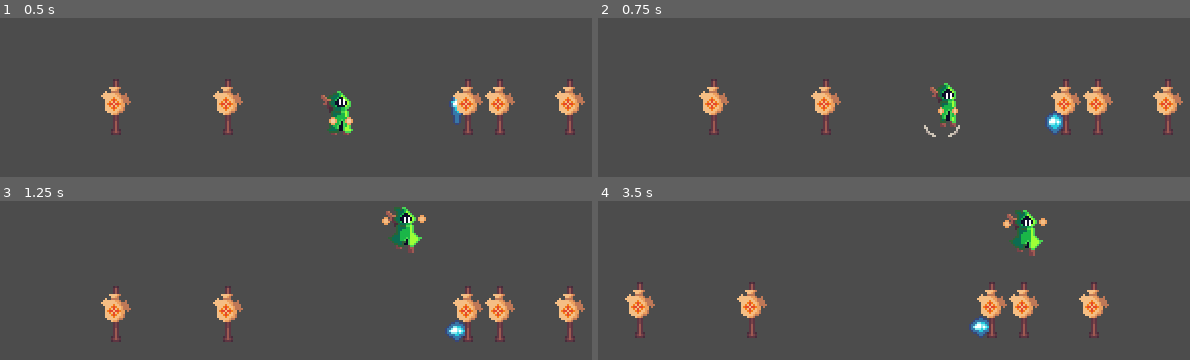
Above: before the commit, frames 1-4 (two rows, left to right).
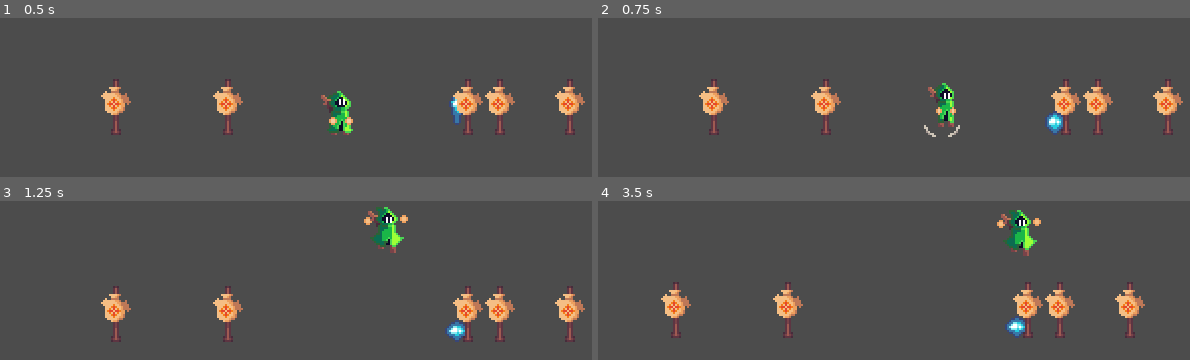
Above: after the commit, the same moments.

Repository: KrzysztofStaron/actionPlatformer
Game: Godot game, scene res://scenes/game.tscn
The game is run twice, just before and just after one commit, with the same random seed, the same clock (stepped at 60 frames per second) and the same inputs.
Inputs (mouse positions are in pixels of both pictures, inside the frame that each line leads up to):
- Up to frame 1 (0.5 s): no input
- Up to frame 2 (0.75 s): move the mouse to (outside the picture) at 0.52 s; hold D (move_right) from 0.53 s (still down); hold Space (jump) from 0.53 s (still down)
- Up to frame 3 (1.25 s): keep holding D (move_right); keep holding Space (jump)
- Up to frame 4 (3.5 s): move the mouse to (outside the picture) at 1.27 s; release D (move_right) at 1.28 s; release Space (jump) at 1.28 s; hold A (move_left) 1.28-2.03 s; click (outside the picture) at 1.35 s; tap Space (jump) at 1.52, 1.55, 1.82, 2.3, 2.85, 3.02, 3.32 s; move the mouse to (outside the picture) at 2.02 s; hold Ctrl (walk) 2.03-2.78 s; hold D (move_right) from 2.03 s (still down); move the mouse to (905, 245) at 2.77 s

Frame 1 is identical in both runs. In frame 2, 0.7% of the frame differs, in the area x 55-61%, y 40-69%; in frame 3, 1.8%; in frame 4, 7.7%, in the area x 4-93%, y 5-87%.

Commit message:
autoJump

Diff:
--- a/player/player.gd
+++ b/player/player.gd
@@ -8,21 +8,25 @@
 
 export var maxSpeed := 70.0
 export var step := 210
-export var speedMultiplayer := 0.5
+export var speedMultiplayer := 1.0
 
 var gravitation : int
 var maxGravitation : int
 
 export var jumpHeight := -90
+export var autoJump := 0.1
+
 export var dust : PackedScene
 export var summonDust := false
 
 export var atackDamage := 34
-export var atackRandomines := 2
-export var maxHealth : int
+export var atackRandomines := 4
+
+export var maxHealth := 100
 var health : int
 
 onready var animation := $playerAnimations
+
 var grounded := true
 
 var jumpBlock := false
@@ -91,6 +95,9 @@
 	elif event.is_action_pressed("jump") and grounded:
 		animation.play("jump")
 		jumpBlock = true
+	elif event.is_action_pressed("jump"):
+		$jumpTimer.wait_time = autoJump
+		$jumpTimer.start()
 
 func _animation_finished(name: String) -> void:
 	match name:
@@ -116,3 +123,14 @@
 func _on_ground_state_changed(_body:Node) -> void:
 	var bodies = $groundSensor.get_overlapping_bodies()
 	grounded = bodies.size() > 0
+
+	if $jumpTimer.wait_time > 0.06:
+		animation.play("jump")
+		jumpBlock = true
+
+		$jumpTimer.wait_time = 0.05
+		$jumpTimer.stop()
+
+func _on_jumpTimer_timeout() -> void:
+	$jumpTimer.wait_time = 0.05
+	$jumpTimer.stop()
--- a/player/player.tscn
+++ b/player/player.tscn
@@ -75,7 +75,7 @@
 "times": PoolRealArray( 0 ),
 "transitions": PoolRealArray( 1 ),
 "update": 1,
-"values": [ 0.8 ]
+"values": [ 0.5 ]
 }
 
 [sub_resource type="Animation" id=14]
@@ -214,10 +214,10 @@
 tracks/5/imported = false
 tracks/5/enabled = true
 tracks/5/keys = {
-"times": PoolRealArray( 0, 0.2, 0.3 ),
-"transitions": PoolRealArray( 1, 1, 1 ),
-"update": 0,
-"values": [ 0.2, 0.2, 0.8 ]
+"times": PoolRealArray( 0, 0.3 ),
+"transitions": PoolRealArray( 1, 1 ),
+"update": 1,
+"values": [ 0.2, 0.8 ]
 }
 tracks/6/type = "value"
 tracks/6/path = NodePath(".:summonDust")
@@ -293,7 +293,7 @@
 "times": PoolRealArray( 0 ),
 "transitions": PoolRealArray( 1 ),
 "update": 1,
-"values": [ 1.6 ]
+"values": [ 1.8 ]
 }
 tracks/5/type = "value"
 tracks/5/path = NodePath(".:speedMultiplayer")
@@ -570,17 +570,14 @@
 [node name="player" type="KinematicBody2D" groups=["player"]]
 collision_layer = 8
 script = ExtResource( 2 )
-step = 250
-speedMultiplayer = 0.6
+speedMultiplayer = 0.4
 jumpHeight = -150
 dust = ExtResource( 6 )
 summonDust = true
-atackRandomines = 4
-maxHealth = 100
 
 [node name="Sprite" type="Sprite" parent="."]
-texture = ExtResource( 3 )
-hframes = 5
+texture = ExtResource( 5 )
+hframes = 4
 vframes = 4
 frame = 12
 
@@ -603,11 +600,10 @@
 [node name="CollisionPolygon2D" type="CollisionPolygon2D" parent="atackbox"]
 position = Vector2( 7, 4 )
 scale = Vector2( 2.58333, 2.8125 )
-polygon = PoolVector2Array( 0, 0, 0, 0, 0, 0 )
 
 [node name="playerAnimations" type="AnimationPlayer" parent="."]
 autoplay = "idle"
-playback_speed = 1.2
+playback_speed = 1.6
 anims/falling = SubResource( 23 )
 anims/idle = SubResource( 14 )
 anims/jump = SubResource( 21 )
@@ -616,6 +612,10 @@
 anims/swordAtack = SubResource( 19 )
 anims/walk = SubResource( 18 )
 
+[node name="jumpTimer" type="Timer" parent="."]
+wait_time = 0.05
+
 [connection signal="body_entered" from="groundSensor" to="." method="_on_ground_state_changed"]
 [connection signal="body_exited" from="groundSensor" to="." method="_on_ground_state_changed"]
 [connection signal="animation_finished" from="playerAnimations" to="." method="_animation_finished"]
+[connection signal="timeout" from="jumpTimer" to="." method="_on_jumpTimer_timeout"]
Not shown, changed: scenes/titleScreen/screenbackground.png
